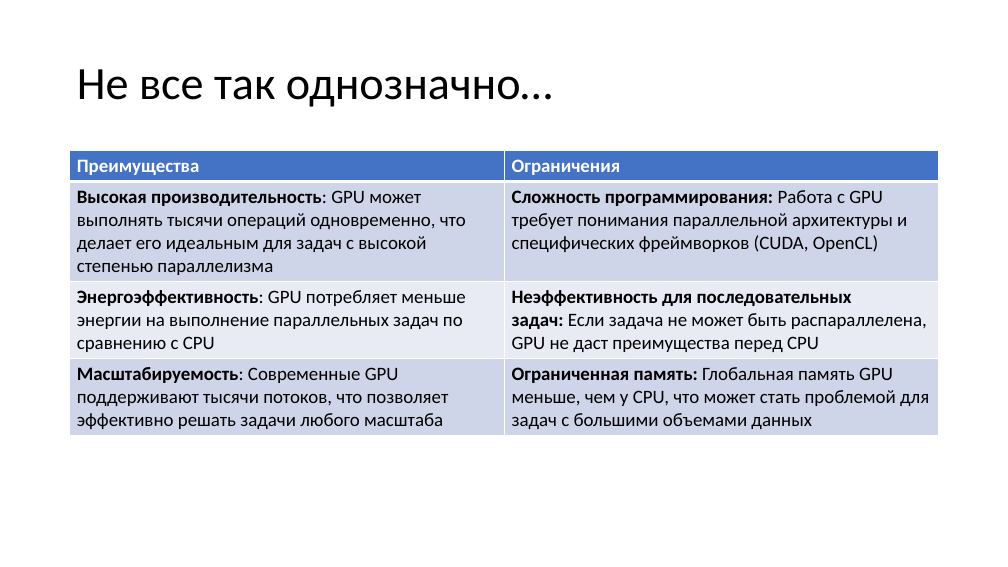
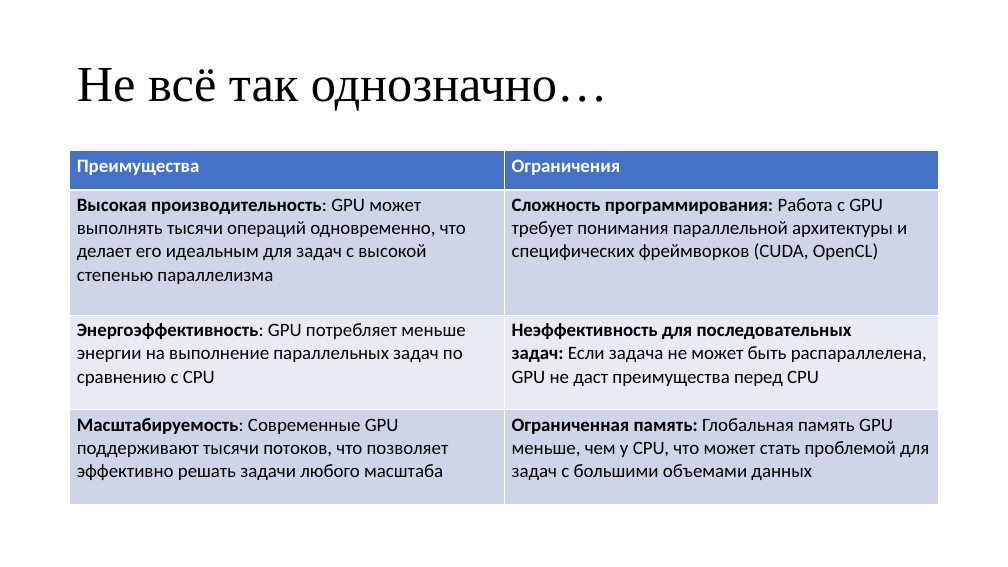
Before and after one commit to pezkov/gpu_course, a slide deck: slide 8 of presentations/Вычисления на GPU.pptx. Drawn at 1008x567 pixels with LibreOffice and Linux fonts; fonts in the diff are those of the drawing. Boxes give left, top, right and bottom in pixels: in the first picture for what was removed or moved away, otherwise in the second. Text is boxed around its words. In the diff, an @@ line names an element or a change of style, - is before the commit and + after.

```diff
--- a/presentations/Вычисления на GPU.pptx
+++ b/presentations/Вычисления на GPU.pptx
@@ title at bbox=[77, 68, 608, 111]: text changed; size 44 to 48 pt; font Calibri to Times New Roman @@
-Не все так однозначно…
+Не всё так однозначно…
@@ table: place and size @@
-table at bbox=[70, 151, 939, 433]
+table at bbox=[70, 151, 939, 484]
```
Also in this commit, not shown: 20 other slides changed, 1 other file.
